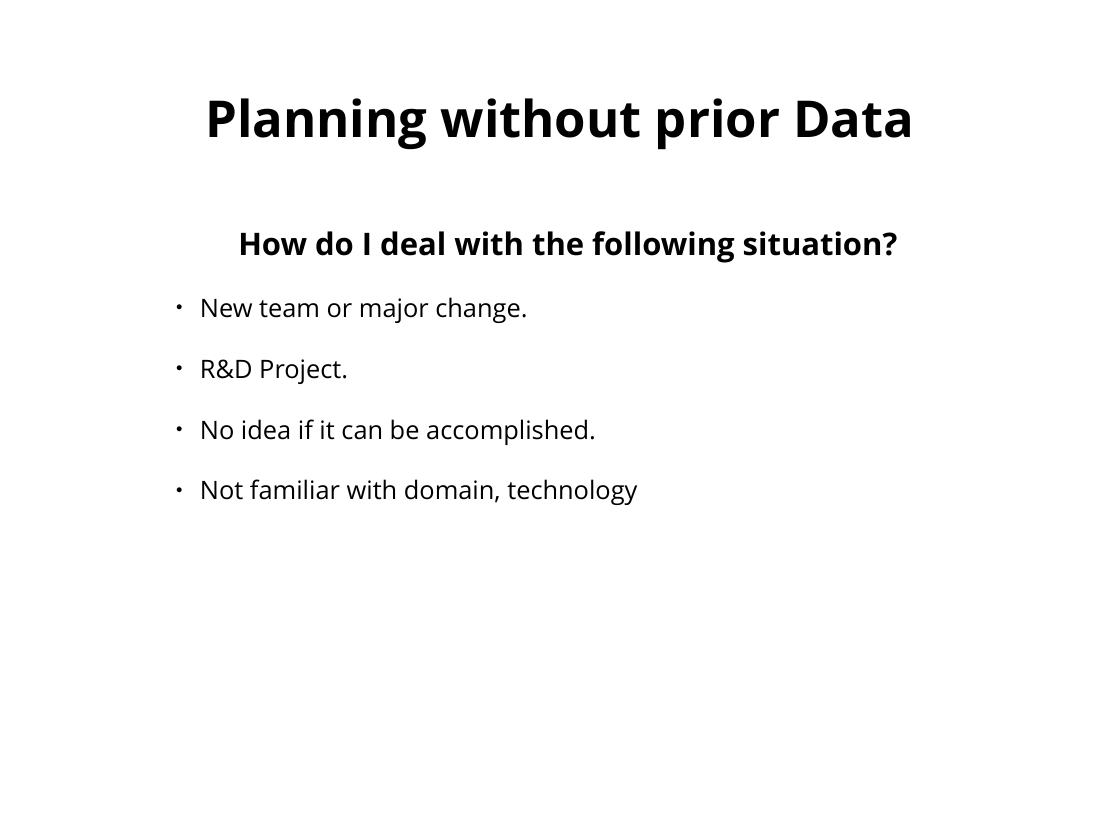
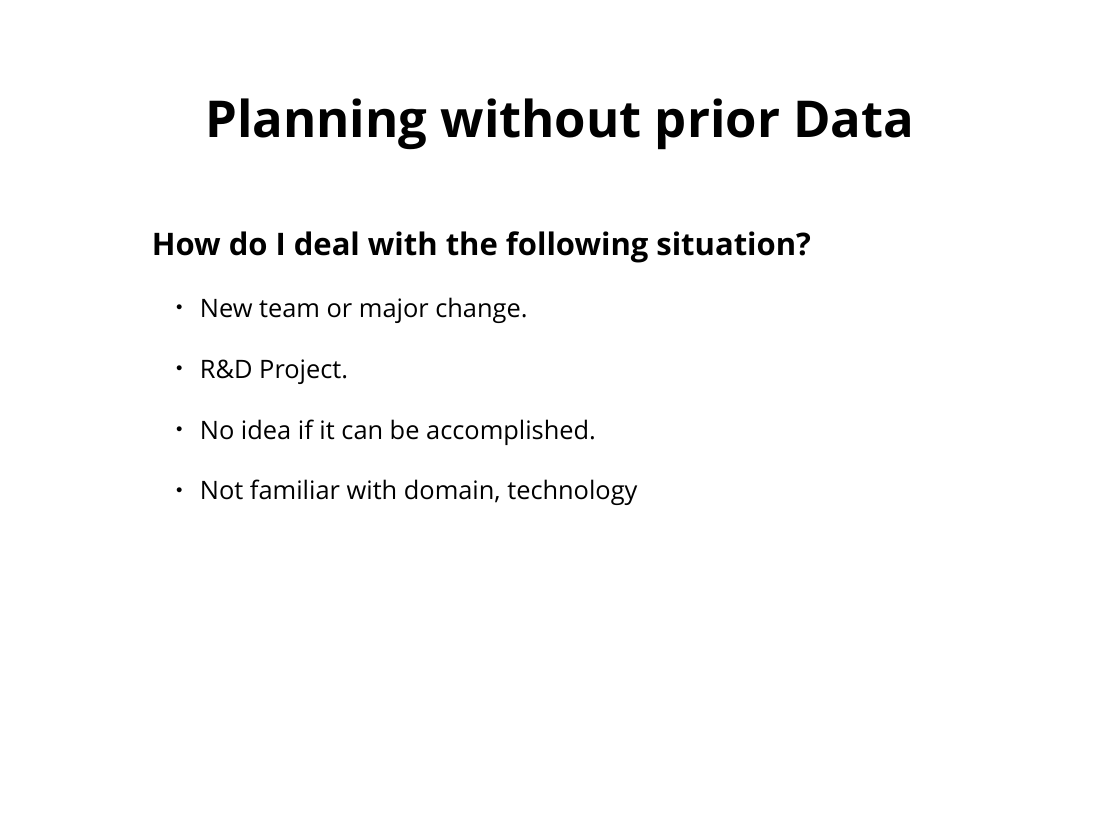
Before and after one commit to sebastian-kuebeck/jupyter-estimation, a slide deck: slide 28 of JupyterEstimation.odp. Drawn at 1120x840 pixels with LibreOffice and Linux fonts; fonts in the diff are those of the drawing. Boxes give left, top, right and bottom in pixels: in the first picture for what was removed or moved away, otherwise in the second. Text is boxed around its words. In the diff, an @@ line names an element or a change of style, - is before the commit and + after.

```diff
--- a/JupyterEstimation.odp
+++ b/JupyterEstimation.odp
@@ text at box(152, 231, 811, 263): alignment centre to left @@
```
Also in this commit, not shown: 8 other slides changed, 1 other file.
